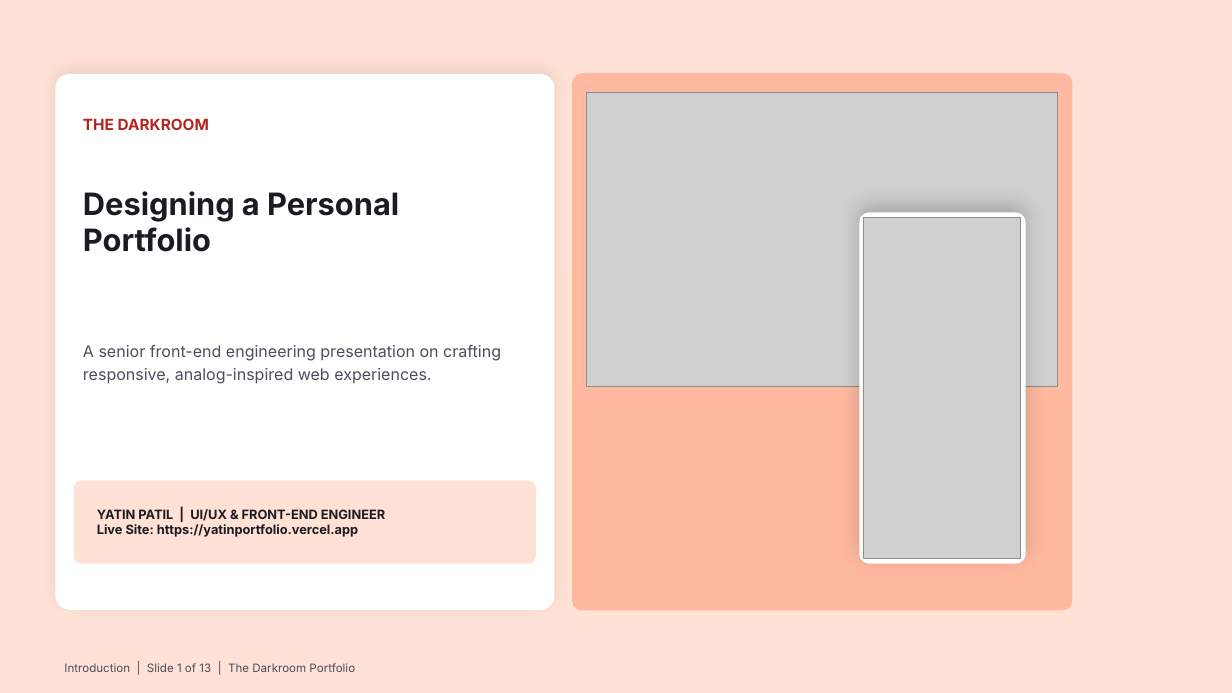
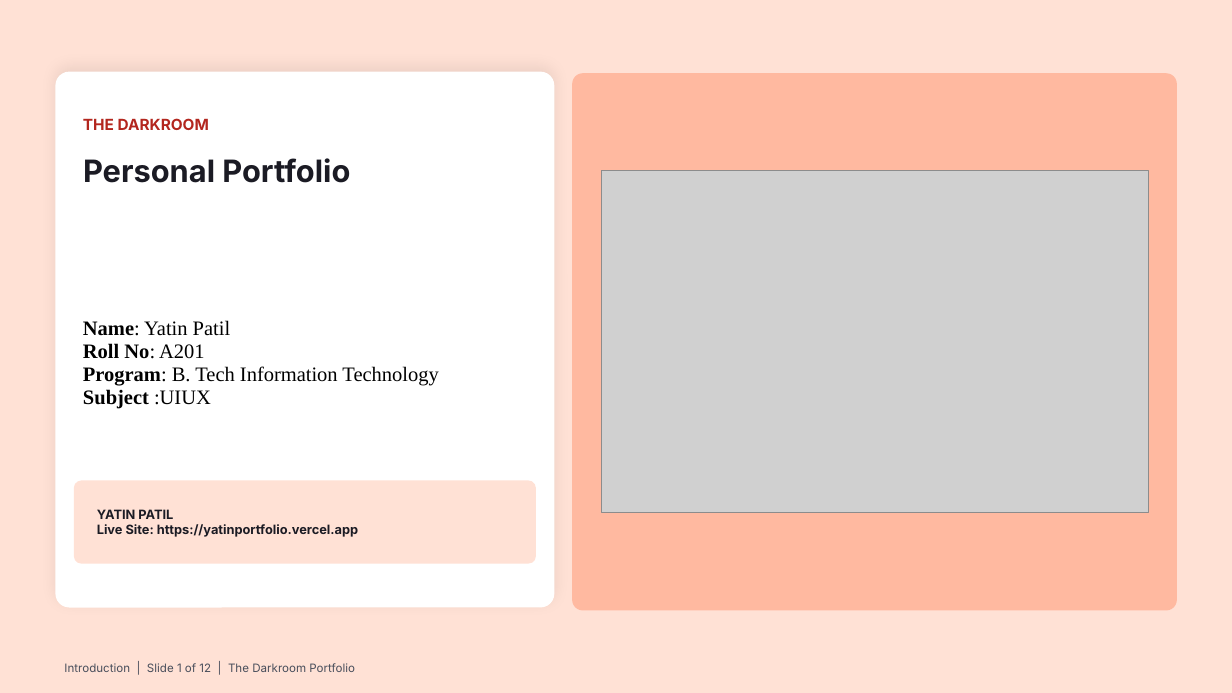
Before and after one commit to Yatin07/portfolio, a slide deck: slide 1 of Portfolio_Design_Deck.pptx. Drawn at 1232x693 pixels with LibreOffice and Linux fonts; fonts in the diff are those of the drawing; grey boxes stand for pictures. Boxes give left, top, right and bottom in pixels: in the first picture for what was removed or moved away, otherwise in the second. Text is boxed around its words. In the diff, an @@ line names an element or a change of style, - is before the commit and + after.

```diff
--- a/Portfolio_Design_Deck.pptx
+++ b/Portfolio_Design_Deck.pptx
@@ rounded rectangle resized from (x1=573, y1=74, x2=1072, y2=610) to (x1=573, y1=74, x2=1177, y2=610) @@
@@ text at (x1=83, y1=158, x2=350, y2=183): text changed @@
-Designing a Personal Portfolio
+Personal Portfolio
@@ picture resized from (x1=587, y1=92, x2=1058, y2=387) to (x1=601, y1=171, x2=1148, y2=513) @@
@@ rounded rectangle removed at (x1=860, y1=213, x2=1026, y2=564) @@
@@ picture removed at (x1=864, y1=217, x2=1021, y2=559) @@
@@ text at (x1=83, y1=320, x2=438, y2=409): text changed; size 12.5 to 16 pt; font Inter to Times New Roman; text colour #4A4F5C to #000000 @@
-A senior front-end engineering presentation on crafting responsive, analog-inspired web experiences.
+Name: Yatin Patil
+Roll No: A201
+Program: B. Tech Information Technology
+Subject :UIUX
@@ text at (x1=97, y1=509, x2=173, y2=519): text changed @@
-YATIN PATIL | UI/UX & FRONT-END ENGINEER
+YATIN PATIL
@@ text at (x1=64, y1=663, x2=355, y2=672): text changed @@
-Introduction | Slide 1 of 13 | The Darkroom Portfolio
+Introduction | Slide 1 of 12 | The Darkroom Portfolio
```
Also in this commit, not shown: 11 other slides changed, 1 slide removed, 2 other files.
